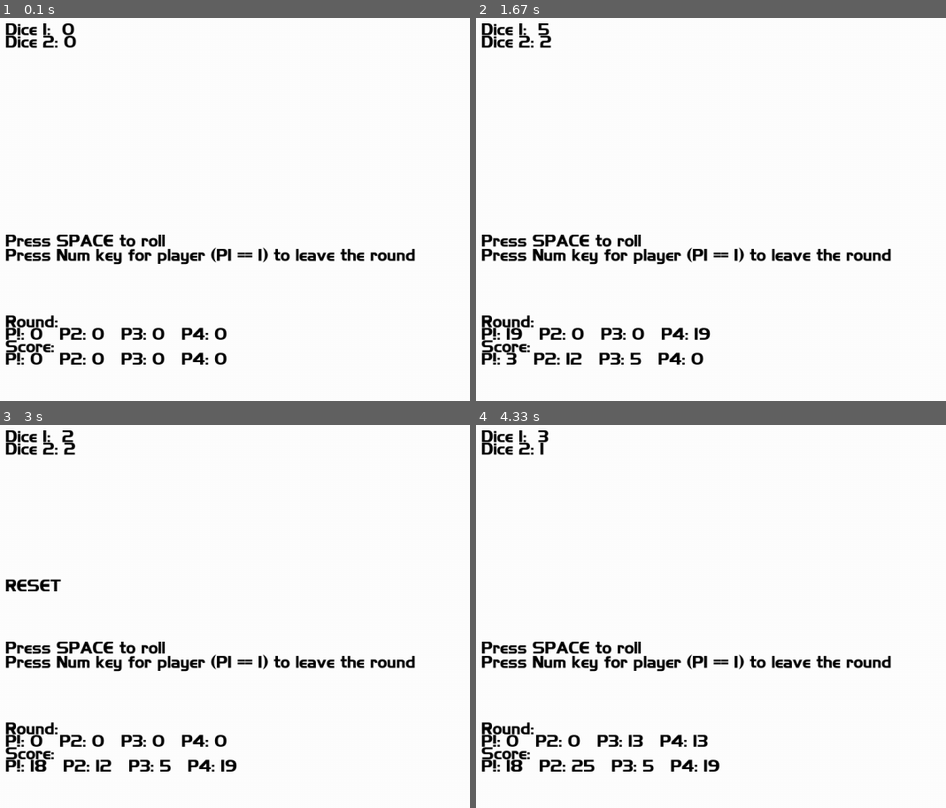
Above: before the commit, frames 1-4 (two rows, left to right).
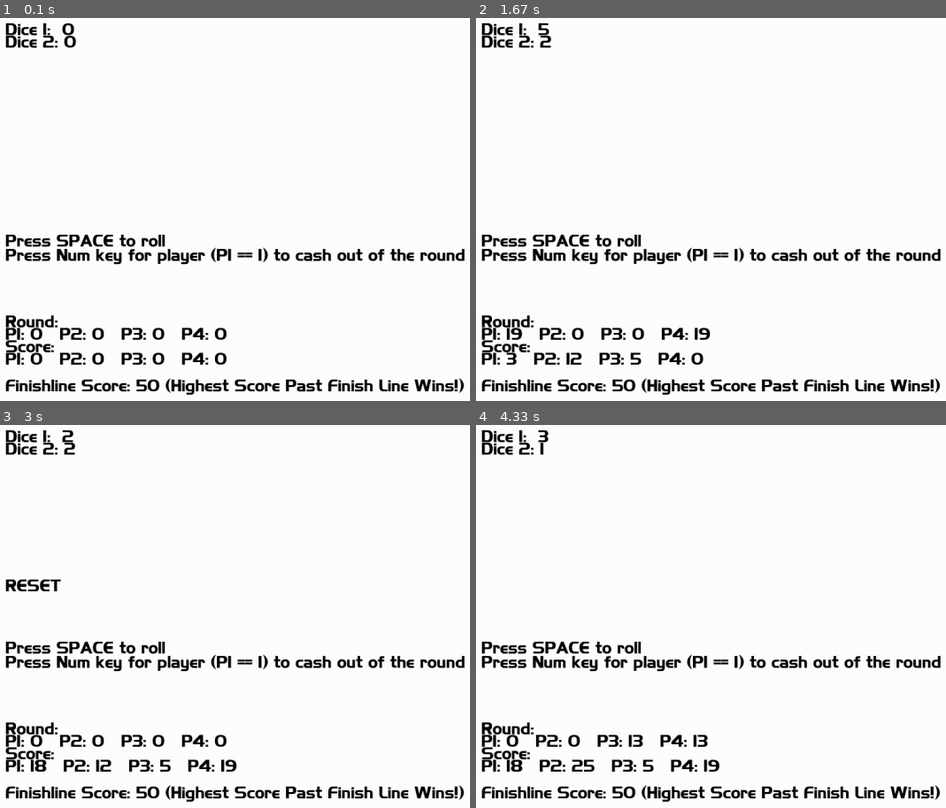
Above: after the commit, the same moments.

Repository: isaachraga/GammaRepo
Game: pygame game, started from SnakeEyes/Code/game.py
Two runs of this game, one before a commit and one after it. Both use one fixed random seed, a clock stepped at 60 frames per second and the inputs below.
Inputs:
- Up to frame 1 (0.1 s): no input
- Up to frame 2 (1.67 s): tap Space at 0.33, 0.73, 1.03, 1.23, 1.53 s; hold 1 0.67-1.13 s; hold 3 1.17-1.63 s; tap 2 at 1.32 s
- Up to frame 3 (3 s): hold 4 1.67-2.13 s; tap Space at 1.73, 2.03, 2.23, 2.53, 2.73 s; tap 1 at 2.32 s; tap 2 at 2.82 s
- Up to frame 4 (4.33 s): tap Space at 3.07, 3.37, 3.57, 3.87, 4.13 s; tap 1 at 3.65 s; tap 2 at 4.22 s

The runs differ from the first frame. In frame 1, 2.4% of the frame differs, in the area x 1-99%, y 60-99%; in frame 2, 2.4%; in frame 3, 2.4%; in frame 4, 2.4%.

Commit message:
win condition added

Diff:
--- a/SnakeEyes/Code/core.py
+++ b/SnakeEyes/Code/core.py
@@ -15,13 +15,20 @@
         self.num1 = 0
         self.num2 = 0
         self.result = ""
-
-        self.player_pos = pygame.Vector2(self.screen.get_width() / 2, self.screen.get_height() / 2)
+        self.winScore = 50
+        self.lastRound = False
+        self.gameOverFlag = False
+
+        #self.player_pos = pygame.Vector2(self.screen.get_width() / 2, self.screen.get_height() / 2)
 
         self.p1 = Player()
         self.p2 = Player()
         self.p3 = Player()
         self.p4 = Player()
+        self.p1.playerNum = 1
+        self.p2.playerNum = 2
+        self.p3.playerNum = 3
+        self.p4.playerNum = 4
 
         self.Players = [self.p1, self.p2, self.p3, self.p4]
 
@@ -33,71 +40,13 @@
             self.render()
         pygame.quit()
 
+
+
     ##### Update Game #####
     def update(self):
-        for event in pygame.event.get():
-            if event.type == pygame.QUIT:
-                    self.running = False
-
-            if event.type == pygame.KEYDOWN:
-                #print("hit key")
-                if event.key == pygame.K_SPACE:
-                    #print("roll")
-                    #roll dice
-                    self.num1 = random.randint(1, 6)
-                    self.num2 = random.randint(1, 6)
-                    if self.num1==self.num2:
-                        if self.num1 == 1:
-                            self.result = "SNAKE EYES"
-                            for p in self.Players:
-                                p.tmpScore = 0
-                                if p.stillIn is True:
-                                    p.score = 0
-                                else:
-                                    p.stillIn = True
-
-                        else:
-                            self.result = "RESET"
-                            for p in self.Players:
-                                p.stillIn = True
-                                p.tmpScore = 0
-                    else:
-                        self.result = ""
-                        for p in self.Players:
-                            if p.stillIn is True:
-                                p.tmpScore = p.tmpScore+self.num1+self.num2
-
-                if event.key == pygame.K_1:
-                    self.p1.score = self.p1.score + self.p1.tmpScore
-                    self.p1.tmpScore = 0
-                    self.p1.stillIn = False
-                    #print("leave")
-                if event.key == pygame.K_2:
-                    self.p2.score = self.p2.score + self.p2.tmpScore
-                    self.p2.tmpScore = 0
-                    self.p2.stillIn = False
-                    #print("leave")
-                if event.key == pygame.K_3:
-                    self.p3.score = self.p3.score + self.p3.tmpScore
-                    self.p3.tmpScore = 0
-                    self.p3.stillIn = False
-                    #print("leave")
-                if event.key == pygame.K_4:
-                    self.p4.score = self.p4.score + self.p4.tmpScore
-                    self.p4.tmpScore = 0
-                    self.p4.stillIn = False
-                    #print("leave")
-
-                count = 0
-                for p in self.Players:
-                    if p.stillIn == False:
-                        count = count + 1
-
-                if count == 4:
-                    for p in self.Players:
-                        p.stillIn = True
-                        p.tmpScore = 0
-                        count = 0
+        self.roundCheck()
+        self.inputManager()
+        self.lastRoundCheck()
 
     ##### Render Game #####
     def render(self):
@@ -111,14 +60,146 @@
         self.GAME_FONT.render_to(self.screen, (10, 250), self.result, (0, 0, 0))
 
         self.GAME_FONT.render_to(self.screen, (10, 350), "Press SPACE to roll", (0, 0, 0))
-        self.GAME_FONT.render_to(self.screen, (10, 370), "Press Num key for player (P1 == 1) to leave the round", (0, 0, 0))
+        self.GAME_FONT.render_to(self.screen, (10, 370), "Press Num key for player (P1 == 1) to cash out of the round", (0, 0, 0))
 
         self.GAME_FONT.render_to(self.screen, (10, 480), "Round:", (0, 0, 0))
-        self.GAME_FONT.render_to(self.screen, (10, 500), "P!: "+str(self.p1.tmpScore)+"   P2: "+str(self.p2.tmpScore)+"   P3: "+str(self.p3.tmpScore)+"   P4: "+str(self.p4.tmpScore), (0, 0, 0))
+        self.GAME_FONT.render_to(self.screen, (10, 500), "P1: "+str(self.p1.tmpScore)+"   P2: "+str(self.p2.tmpScore)+"   P3: "+str(self.p3.tmpScore)+"   P4: "+str(self.p4.tmpScore), (0, 0, 0))
         self.GAME_FONT.render_to(self.screen, (10, 520), "Score:", (0, 0, 0))
-        self.GAME_FONT.render_to(self.screen, (10, 540), "P!: "+str(self.p1.score)+"   P2: "+str(self.p2.score)+"   P3: "+str(self.p3.score)+"   P4: "+str(self.p4.score), (0, 0, 0))
+        self.GAME_FONT.render_to(self.screen, (10, 540), "P1: "+str(self.p1.score)+"   P2: "+str(self.p2.score)+"   P3: "+str(self.p3.score)+"   P4: "+str(self.p4.score), (0, 0, 0))
+        self.GAME_FONT.render_to(self.screen, (10, 580), "Finishline Score: "+str(self.winScore)+" (Highest Score Past Finish Line Wins!)", (0, 0, 0))
 
         pygame.display.flip()
+
+    ##### Game Functions #####
+    def inputManager(self):
+        for event in pygame.event.get():
+            if event.type == pygame.QUIT:
+                    self.running = False
+
+            if event.type == pygame.KEYDOWN:
+                #dice roller
+                if event.key == pygame.K_SPACE:
+                    if self.gameOverFlag:
+                        self.resetGame()
+                    else:
+                        self.num1 = random.randint(1, 6)
+                        self.num2 = random.randint(1, 6)
+                        if self.num1==self.num2:
+                            if self.num1 == 1:
+                                if not self.lastRound:
+                                    self.result = "SNAKE EYES"
+                                    for p in self.Players:
+                                        p.tmpScore = 0
+                                        if p.stillIn is True:
+                                            p.score = 0
+                                        else:
+                                            p.stillIn = True
+                                else:
+                                    for p in self.Players:
+                                        p.tmpScore = 0
+                                        if p.stillIn is True:
+                                            p.score = 0
+                                            p.stillIn = False
+
+                            else:
+                                if not self.lastRound:
+                                    self.result = "RESET"
+                                    for p in self.Players:
+                                        p.stillIn = True
+                                        p.tmpScore = 0
+                                else:
+                                    for p in self.Players:
+                                        p.stillIn = False
+                                        p.tmpScore = 0
+
+                        else:
+                            self.result = ""
+                            for p in self.Players:
+                                if p.stillIn is True:
+                                    p.tmpScore = p.tmpScore+self.num1+self.num2
+
+                #Player 1 Cash Out
+                if event.key == pygame.K_1:
+                    self.p1.score = self.p1.score + self.p1.tmpScore
+                    self.p1.tmpScore = 0
+                    self.p1.stillIn = False
+
+                #Player 2 Cash Out
+                if event.key == pygame.K_2:
+                    self.p2.score = self.p2.score + self.p2.tmpScore
+                    self.p2.tmpScore = 0
+                    self.p2.stillIn = False
+
+                #Player 3 Cash Out
+                if event.key == pygame.K_3:
+                    self.p3.score = self.p3.score + self.p3.tmpScore
+                    self.p3.tmpScore = 0
+                    self.p3.stillIn = False
+
+                #Player 4 Cash Out
+                if event.key == pygame.K_4:
+                    self.p4.score = self.p4.score + self.p4.tmpScore
+                    self.p4.tmpScore = 0
+                    self.p4.stillIn = False
+
+
+    def roundCheck(self):
+        count = 0
+        for p in self.Players:
+            if p.stillIn == False:
+                count = count + 1
+
+        if count == 4:
+            if not self.lastRound:
+                for p in self.Players:
+                    p.stillIn = True
+                    p.tmpScore = 0
+                    count = 0
+            else:
+                count = 0
+                self.gameOver()
+
+    def lastRoundCheck(self):
+        if not self.lastRound:
+            for p in self.Players:
+                if p.score >= self.winScore:
+                    self.lastRound = True
+                    self.result = "LAST ROUND"
+                    print("last round "+str(self.lastRound))
+
+    def gameOver(self):
+        if not self.gameOverFlag:
+            print("game over")
+            self.gameOverFlag = True
+            TopPlayer = Player()
+            HighScore = 0
+            for p in self.Players:
+                if p.score > HighScore:
+                    TopPlayer = p
+                    HighScore = p.score
+
+            self.result = "GAME OVER: Player " + str(TopPlayer.playerNum) +" Wins !\nPress Space To Restart"
+
+    def resetGame(self):
+        self.dt = 0
+        self.num1 = 0
+        self.num2 = 0
+        self.result = ""
+        self.winScore = 50
+        self.lastRound = False
+        self.gameOverFlag = False
+
+        self.p1 = Player()
+        self.p2 = Player()
+        self.p3 = Player()
+        self.p4 = Player()
+        self.p1.playerNum = 1
+        self.p2.playerNum = 2
+        self.p3.playerNum = 3
+        self.p4.playerNum = 4
+
+        self.Players = [self.p1, self.p2, self.p3, self.p4]
+
 
 
 ########## PLAYER ##########
@@ -127,3 +208,4 @@
         self.tmpScore = 0
         self.score = 0
         self.stillIn = True
+        self.playerNum = 0
